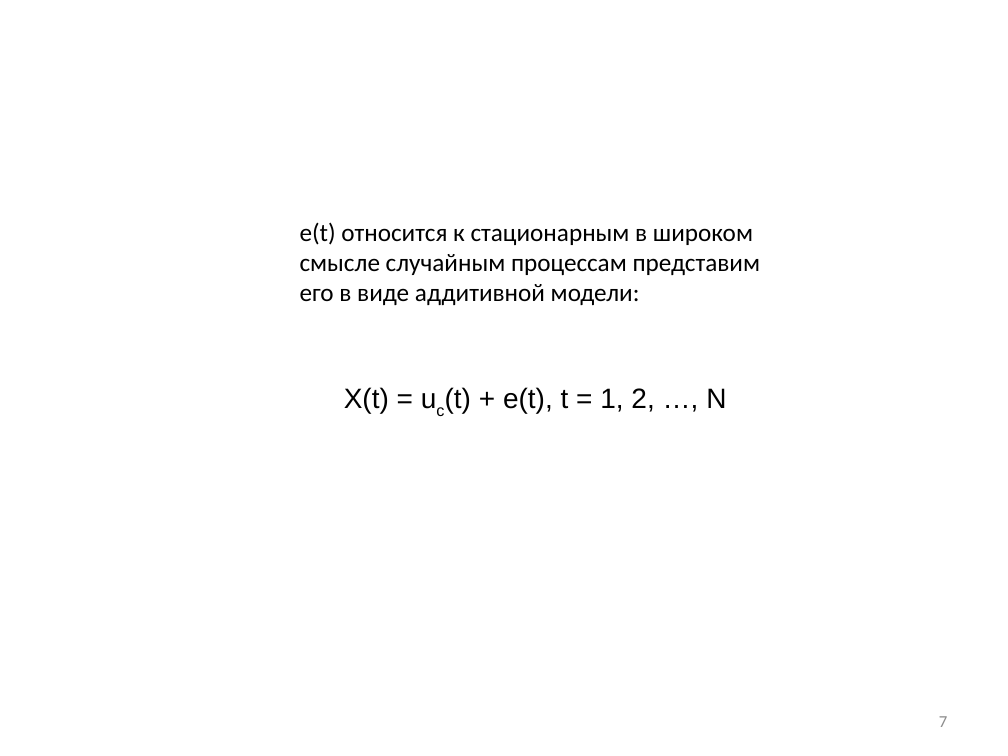
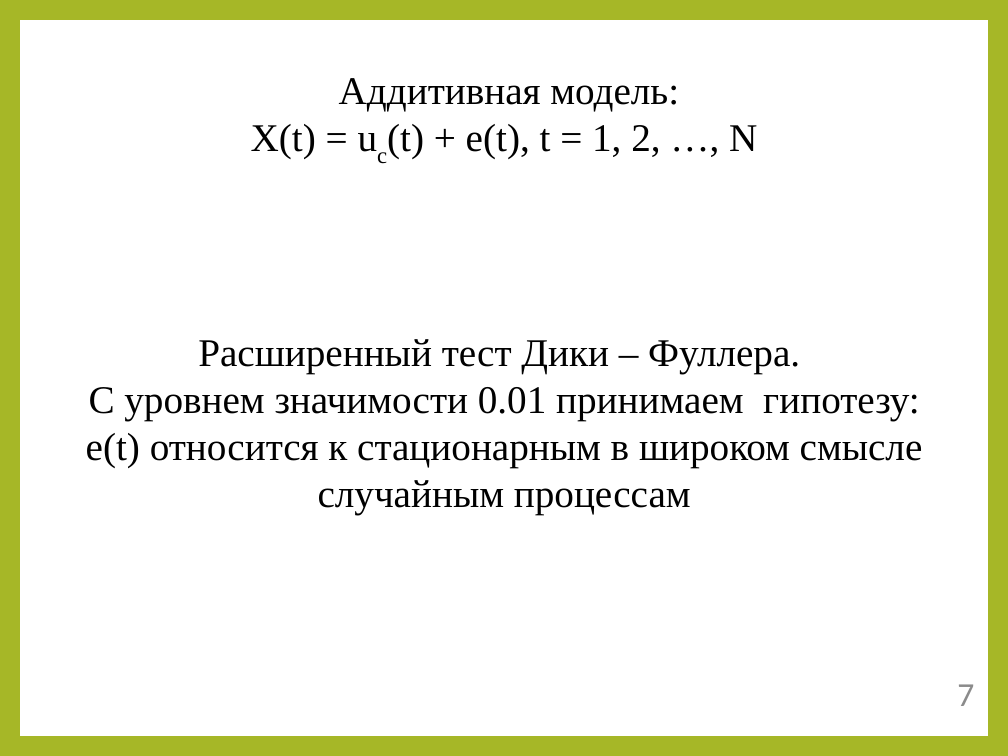
Before and after one commit to Ivan456/diplom, a slide deck: slide 7 of Ivan Vodich.pptx. Drawn at 1008x756 pixels with LibreOffice and Linux fonts; fonts in the diff are those of the drawing. Boxes give left, top, right and bottom in pixels: in the first picture for what was removed or moved away, otherwise in the second. Text is boxed around its words. In the diff, an @@ line names an element or a change of style, - is before the commit and + after.

```diff
--- a/Ivan Vodich.pptx
+++ b/Ivan Vodich.pptx
@@ background #FFFFFF to #A6B727 @@
@@ rectangle added at box(20, 20, 988, 736), fill #FFFFFF @@
@@ text "Аддитивная модель:": place and size @@
-text "Аддитивная модель:" at box(344, 387, 726, 413)
+text "Аддитивная модель:" at box(251, 78, 757, 159)
@@ text "Аддитивная модель:" at box(251, 78, 757, 159): vertical alignment middle to top @@
@@ text at box(339, 78, 679, 112): paragraph added @@
+Аддитивная модель:
@@ text at box(251, 124, 757, 159): size 20 to 28 pt, font Arial to Times New Roman in "X(t) = uc(t) + e(t), t = ..."; indent changed @@
@@ text at box(86, 339, 923, 514): text changed; size 18 to 28 pt; font Calibri to Times New Roman @@
-e(t) относится к стационарным в широком смысле случайным процессам представим его в виде аддитивной модели:
+Расширенный тест Дики – Фуллера.
+С уровнем значимости 0.01 принимаем гипотезу:
+e(t) относится к стационарным в широком смысле случайным процессам
@@ text "7": place and size @@
-text "7" at box(939, 716, 947, 727)
+text "7" at box(957, 684, 974, 706)
@@ text "7" at box(957, 684, 974, 706): size 12 to 24 pt @@
```
Also in this commit, not shown: 5 other slides changed, 5 slides added, 5 slides removed, 3 other files.
